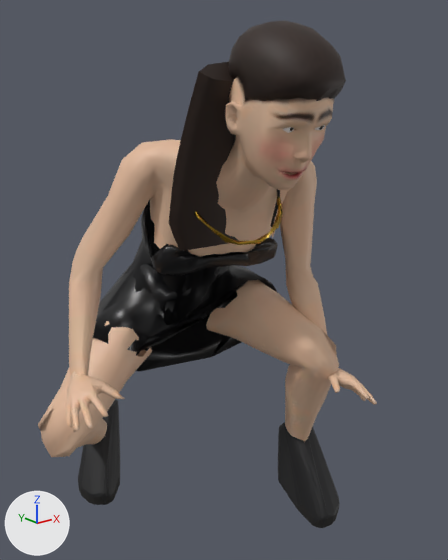
An edit to the glTF model characters/exports/night_jess_crowd.glb, drawn before and after from the same camera.
Camera for both pictures: a camera (50 mm lens) standing at (-0.78, -1.057, 0.972) and looking at (-0.006, -0.089, 0.584). The axes (+X, +Y, +Z) are drawn at lower left. The lights are the same throughout. The older version comes first. Both versions are drawn at frame 0 of the action 'jump'; the numbers are the values there. Vertices at exactly the same position are counted once.

Script lines for the objects in view, before the commit:
```python
me_night_jess_body_013 = bpy.data.meshes.new('night_jess_body.013')
me_night_jess_body_013.from_pydata(...)  # 2838 vertices, 5469 faces; spans x -0.399..0.249, y -0.448..0.306, z -0.011..1.062
# faces by material slot: [2599, 308, 628, 172, 1132, 300, 260, 70]
me_night_jess_body_013.materials.append(mat_skin_night_jess_body_001)
me_night_jess_body_013.materials.append(mat_eye_3a2a1e_001)
me_night_jess_body_013.materials.append(mat_hairbaked_long_2a1a12_001)
me_night_jess_body_013.materials.append(mat_ponytail_2a1a12_001)
me_night_jess_body_013.materials.append(mat_cloth_dress_0d0d10_001)
me_night_jess_body_013.materials.append(mat_boot_141416_001)
me_night_jess_body_013.materials.append(mat_bootsole_001)
me_night_jess_body_013.materials.append(mat_gold_001)
ob_night_jess_crowd = bpy.data.objects.new('night_jess_crowd', me_night_jess_body_013)
ob_night_jess_crowd.location = (0.0, 0.0, 0.0)
```
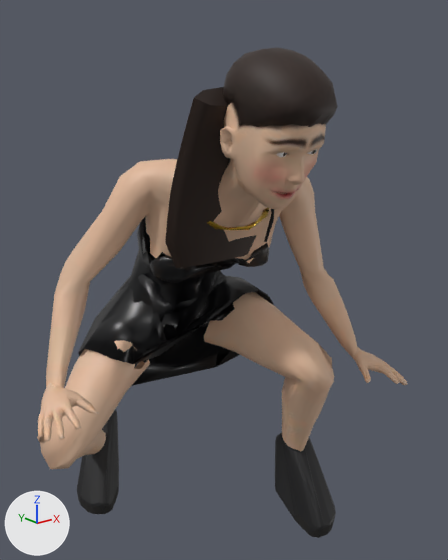
The change, as a list of edits to the scene's bpy script:
```text
Change me_night_jess_body_013:
    used by ob_night_jess_crowd; location = (0.0, 0.0, 0.0)
    remove me_night_jess_body_013.from_pydata(...)  # 2838 vertices, 5469 faces; spans x -0.399..0.249, y -0.448..0.306, z -0.011..1.062
    add me_night_jess_body_013.from_pydata(...)  # 2838 vertices, 5469 faces; spans x -0.446..0.301, y -0.434..0.316, z -0.044..1.026
    me_night_jess_body_013 part 1: the loose piece of 145 vertices spanning x -0.381..-0.098, y -0.041..0.241, z 0.115..0.499 is moved by (0.0, 0.01, -0.033)
    me_night_jess_body_013 part 2: the loose piece of 143 vertices spanning x 0.014..0.213, y -0.303..0.017, z 0.139..0.569 is moved by (0.0, 0.01, -0.033)
    me_night_jess_body_013 part 3: the loose piece of 94 vertices spanning x -0.214..0.026, y -0.315..-0.151, z 0.688..1.009 is moved by (0.001, 0.014, -0.036)
    me_night_jess_body_013 part 4: the loose piece of 10 vertices spanning x -0.214..0.019, y -0.315..-0.284, z 0.975..1.009 is moved by (0.001, 0.014, -0.036)
    me_night_jess_body_013 part 5: the loose piece of 142 vertices spanning x 0.139..0.249, y -0.267..-0.055, z -0.011..0.19 is moved by (0.0, 0.01, -0.033)
    me_night_jess_body_013 part 6: the loose piece of 142 vertices spanning x -0.242..-0.084, y 0.112..0.306, z 0.001..0.202 is moved by (0.0, 0.01, -0.033)
    me_night_jess_body_013 part 7: the loose piece of 35 vertices spanning x -0.159..0.019, y -0.271..-0.13, z 0.706..0.866 is multiplied about its middle by the matrix ((0.996, -0.016, 0.045), (-0.016, 0.933, 0.189), (-0.045, -0.189, 0.929)), then moved by (0.008, 0.045, 0.0)
    me_night_jess_body_013 part 8: 2127 of 2838 vertices moved; they spanned x -0.399..0.178, y -0.448..0.204, z 0.336..1.062 and now span x -0.446..0.301, y -0.434..0.216, z 0.296..1.026; mean shift (0.007, 0.014, -0.028); largest move (0.173, -0.332, 0.345) -> (0.298, -0.319, 0.351)
```

Changed parts and their boxes [x1, y1, x2, y2] in the pictures (448 x 560 px; the box of a moved part takes in the faces that stretch with it):
'night_jess_crowd', reshaped (9% wider): before [38, 20, 377, 528]; after [37, 47, 407, 538]
part 1 of me_night_jess_body_013, moved or reshaped: before [38, 321, 152, 457]; after [37, 340, 150, 469]
part 2 of me_night_jess_body_013, moved or reshaped: before [206, 280, 339, 441]; after [204, 292, 334, 452]
part 3 of me_night_jess_body_013, moved or reshaped: before [169, 72, 239, 250]; after [165, 98, 256, 268]
part 4 of me_night_jess_body_013, moved or reshaped: before [199, 62, 233, 82]; after [194, 87, 228, 107]
part 5 of me_night_jess_body_013, moved or reshaped: before [278, 423, 340, 528]; after [275, 433, 336, 538]
part 6 of me_night_jess_body_013, moved or reshaped: before [78, 400, 120, 505]; after [77, 410, 119, 514]
part 7 of me_night_jess_body_013, moved or reshaped: before [194, 198, 283, 245]; after [207, 208, 269, 230]
part 8 of me_night_jess_body_013, moved or reshaped: before [66, 20, 377, 432]; after [38, 47, 407, 442]
